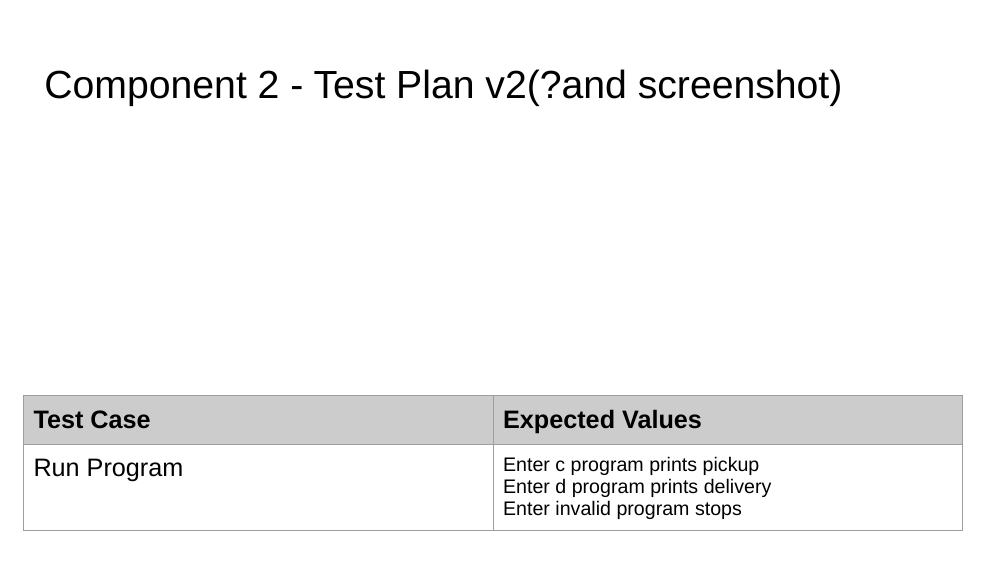
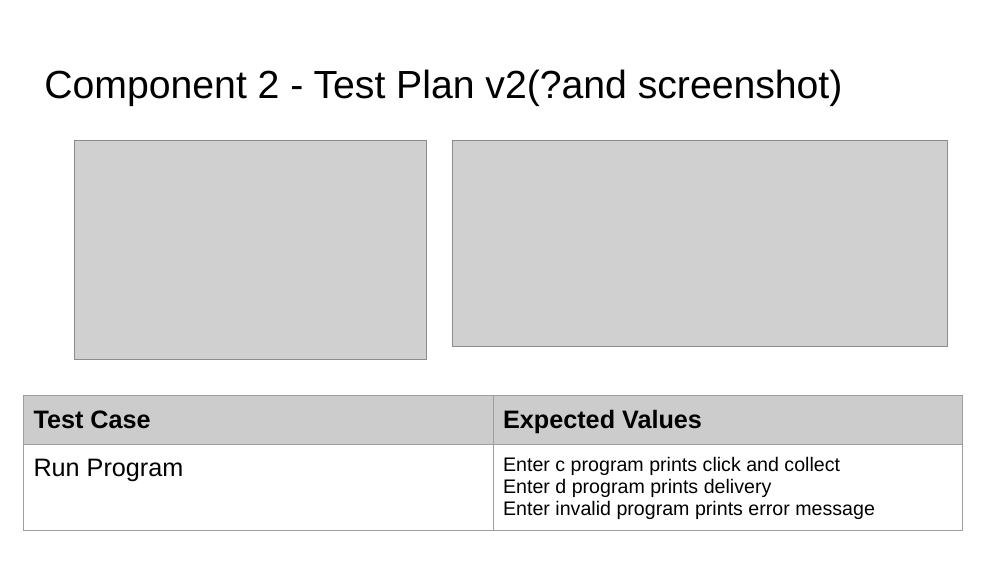
Before and after one commit to Dannel10/Burger_Bot, a slide deck: slide 23 of Dannel Rajesh - 000_91896 _ 91897 Documentation - 1026292.pptx. Drawn at 1008x567 pixels with LibreOffice and Linux fonts; fonts in the diff are those of the drawing; grey boxes stand for pictures. Boxes give left, top, right and bottom in pixels: in the first picture for what was removed or moved away, otherwise in the second. Text is boxed around its words. In the diff, an @@ line names an element or a change of style, - is before the commit and + after.

Commit message:
Finished component 3
Completed Component 3 Click and Collect information v1,v2, v3, v4
Improved code for not blank code repeated code

```diff
--- a/Dannel Rajesh - 000_91896 _ 91897 Documentation - 1026292.pptx
+++ b/Dannel Rajesh - 000_91896 _ 91897 Documentation - 1026292.pptx
@@ picture added at (x1=75, y1=140, x2=426, y2=360) @@
@@ picture added at (x1=453, y1=140, x2=948, y2=347) @@
@@ table at (x1=23, y1=396, x2=963, y2=537) @@
-row 2, column 2: Enter c program prints pickup / Enter d program prints delivery / Enter invalid program stops
+row 2, column 2: Enter c program prints click and collect / Enter d program prints delivery / Enter invalid program prints error message
```
Also in this commit, not shown: 4 other slides changed, 12 slides added, 7 other files.
